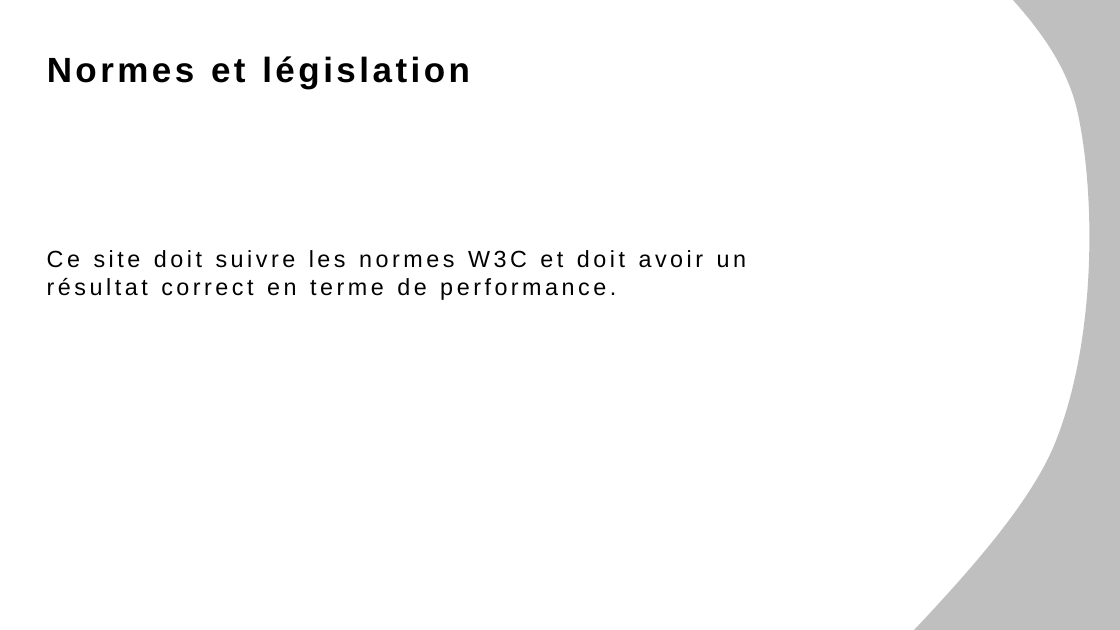
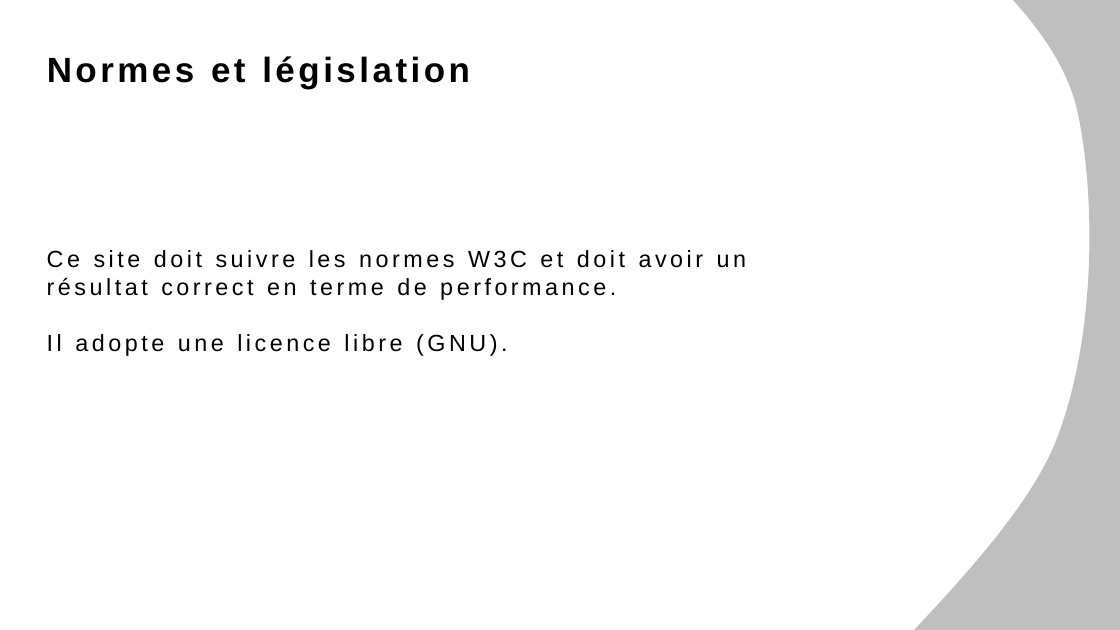
Before and after one commit to Adrien-Ray/visualtgr, a slide deck: slide 6 of design/AD/dossier-conception/dossier-conception.pptx. Drawn at 1120x630 pixels with LibreOffice and Linux fonts; fonts in the diff are those of the drawing. Boxes give left, top, right and bottom in pixels: in the first picture for what was removed or moved away, otherwise in the second. Text is boxed around its words. In the diff, an @@ line names an element or a change of style, - is before the commit and + after.

```diff
--- a/design/AD/dossier-conception/dossier-conception.pptx
+++ b/design/AD/dossier-conception/dossier-conception.pptx
@@ text at (x1=47, y1=334, x2=507, y2=356): paragraph added @@
+Il adopte une licence libre (GNU).
```
Also in this commit, not shown: 3 other slides changed.
